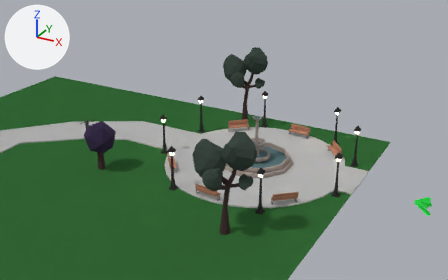
Two versions of the Blender file .gdignore/Blender Projects/Cinematic.blend, one commit apart.
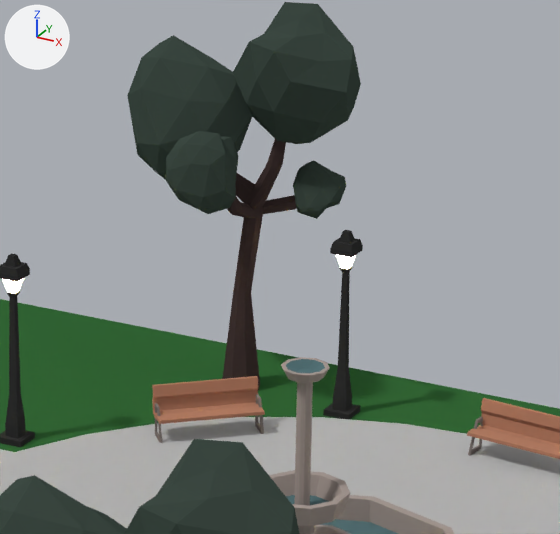
The first picture shows the older version from a 50 mm lens placed at (78.8, -92.8, 56.6), pointed at (14.1, 24.8, -2.2). The close-ups show both versions on the part from 44% to 68% of the width and 17% to 53% of the height of that picture; other places that the commit changed are outside them. The axes (+X, +Y, +Z) are drawn at upper left. The lights are the same throughout.

The first close-up shows 'ChairPark.003', 'ChairPark.004', 'Fountain', 'LampPark.006', 'LampPark.011', 'ParkGround', 'ParkRoad', 'Tree1.002', 'Tree1.003'.
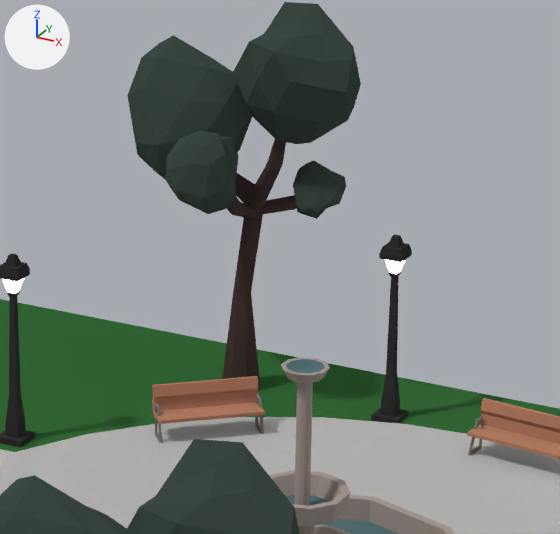
Patch to the scene script:
```diff
--- a/.gdignore/Blender Projects/Cinematic.blend.py
+++ b/.gdignore/Blender Projects/Cinematic.blend.py
@@ ob_lamppark_011 @@
 ob_lamppark_011 = bpy.data.objects.new('LampPark.011', me_cube_036)
-ob_lamppark_011.location = (0.0, 0.0, 0.0)
+ob_lamppark_011.location = (2.18, 0.53, -0.02)
```

Pixel boxes [x1, y1, x2, y2] of what changed, in the close-ups (560 x 534 px):
'LampPark.011', moved: before [323, 230, 363, 419]; after [371, 235, 412, 423]
